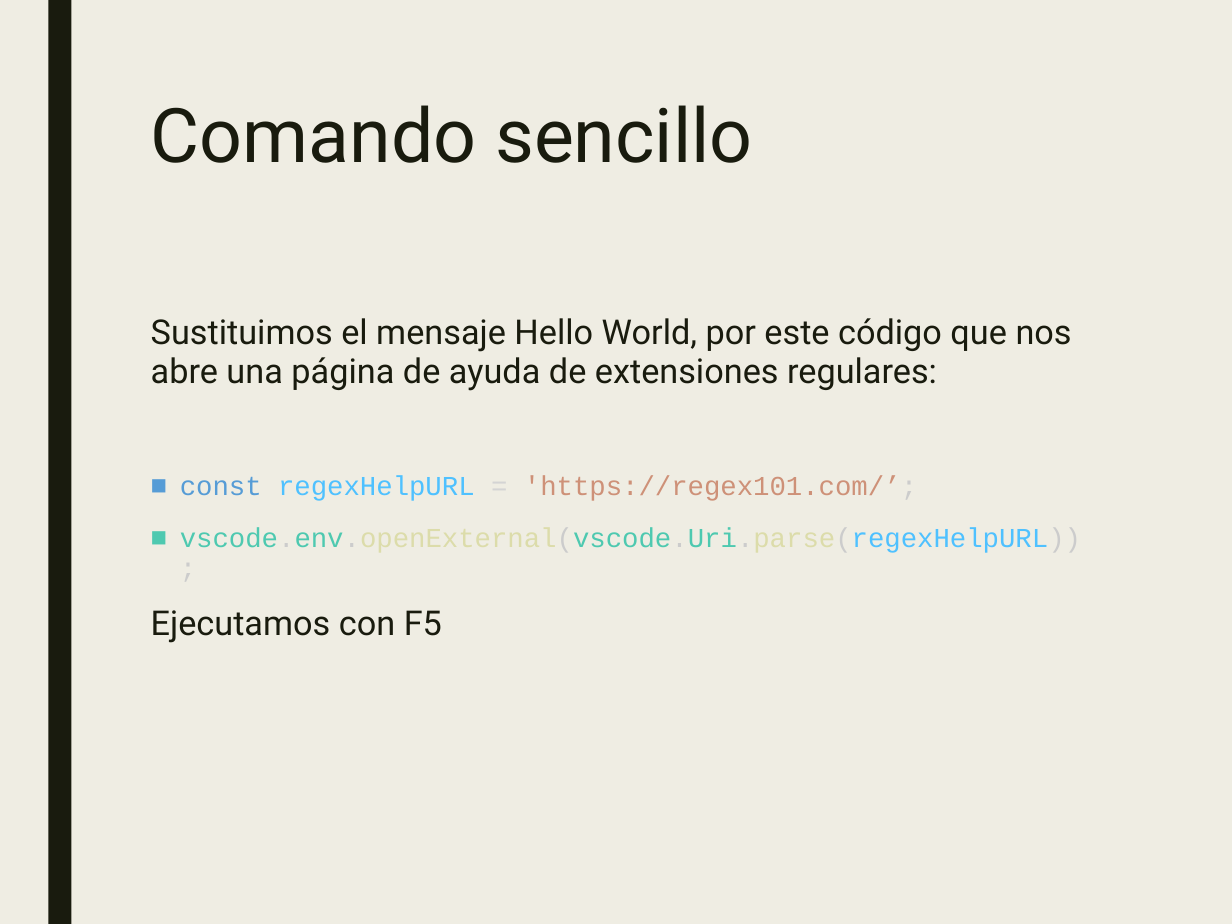
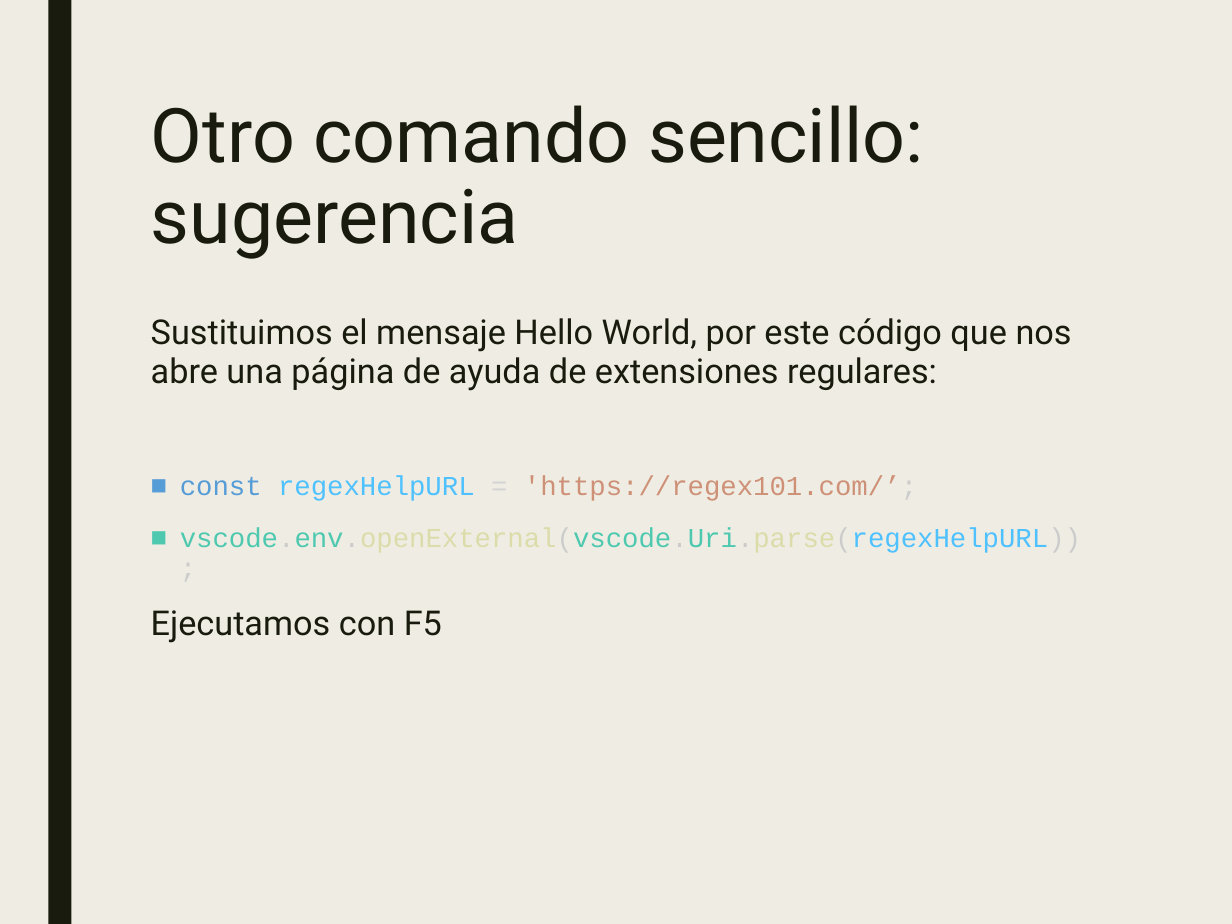
Before and after one commit to JalmarazMartn/dotnetrioja1, a slide deck: slide 22 of VSCODE Extensiones.ppt (slide 17 before the commit). Drawn at 1232x924 pixels with LibreOffice and Linux fonts; fonts in the diff are those of the drawing. Boxes give left, top, right and bottom in pixels: in the first picture for what was removed or moved away, otherwise in the second. Text is boxed around its words. In the diff, an @@ line names an element or a change of style, - is before the commit and + after.

```diff
--- a/VSCODE Extensiones.ppt
+++ b/VSCODE Extensiones.ppt
@@ title at (151, 105, 924, 259): text changed @@
-Comando sencillo
+Otro comando sencillo: sugerencia
```
Also in this commit, not shown: 6 other slides changed, 9 slides added, 2 slides removed, 2 other files.
